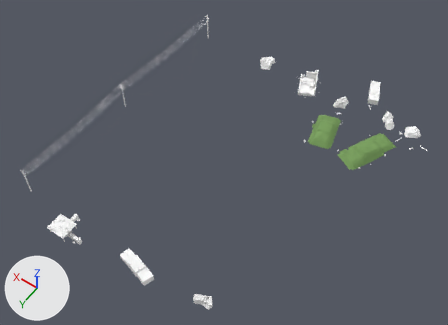
The glTF model assets/models/outdoor/outdoor_20.glb: old version first, new version second.
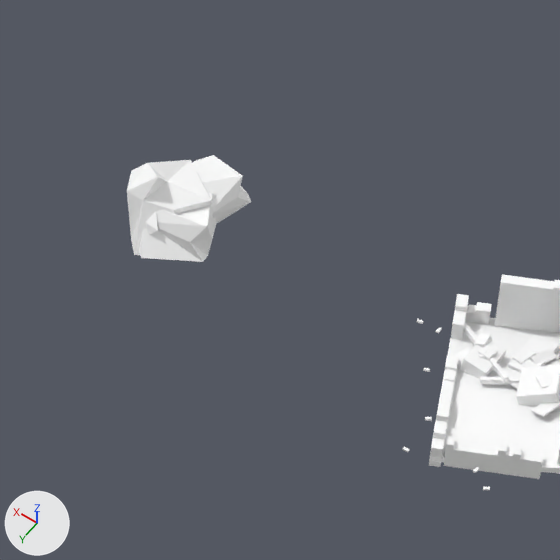
There are two pictures of each version: one whole from a 50 mm camera at (-60.6, 78.0, 122.4) aimed at (-6.0, 1.4, 2.1), one close up on the part from 55% to 70% of the width and 11% to 33% of the height. Arrows for +X, +Y and +Z are at lower left; the lights stay in place. The first two pictures are the older version. Vertices at exactly the same position are counted once.

Objects in the first close-up: 'gas_station_town'.
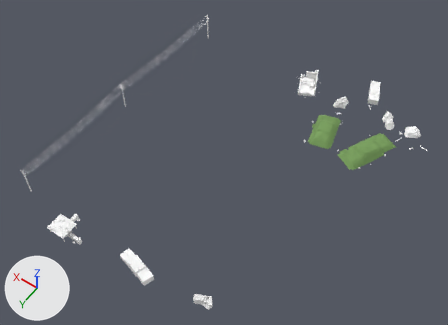
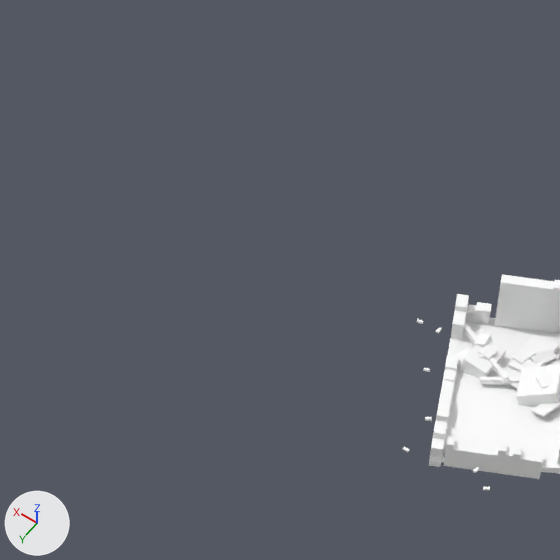
Where the change shows, as pixel boxes [x1, y1, x2, y2] in the close-ups (560 x 560 px):
'gas_station_town', reshaped: before [127, 155, 560, 490]; after [402, 274, 560, 490]
part 1 of me_gas_station_town, deleted: before [139, 192, 217, 262]
part 2 of me_gas_station_town, deleted: before [127, 160, 211, 255]
part 3 of me_gas_station_town, deleted: before [193, 155, 251, 223]

The edits, one by one:
me_gas_station_town is used by ob_gas_station_town; location (0.0, 0.0, 0.0).
me_gas_station_town had 6512 vertices, 9048 faces and spanned x -45.0..28.2, y -46.3..40.0, z -0.9..8.8.
me_gas_station_town now has 6452 vertices, 8958 faces and spans x -45.0..28.2, y -46.3..40.0, z -0.9..8.8.
me_gas_station_town part 1: the loose piece of 20 vertices spanning x 4.0..6.7, y -37.0..-33.6, z -0.2..1.2 is deleted.
me_gas_station_town part 2: the loose piece of 20 vertices spanning x 4.5..7.8, y -37.3..-33.7, z -0.2..2.4 is deleted.
me_gas_station_town part 3: the loose piece of 20 vertices spanning x 4.3..7.0, y -38.9..-35.1, z -0.3..1.3 is deleted.
